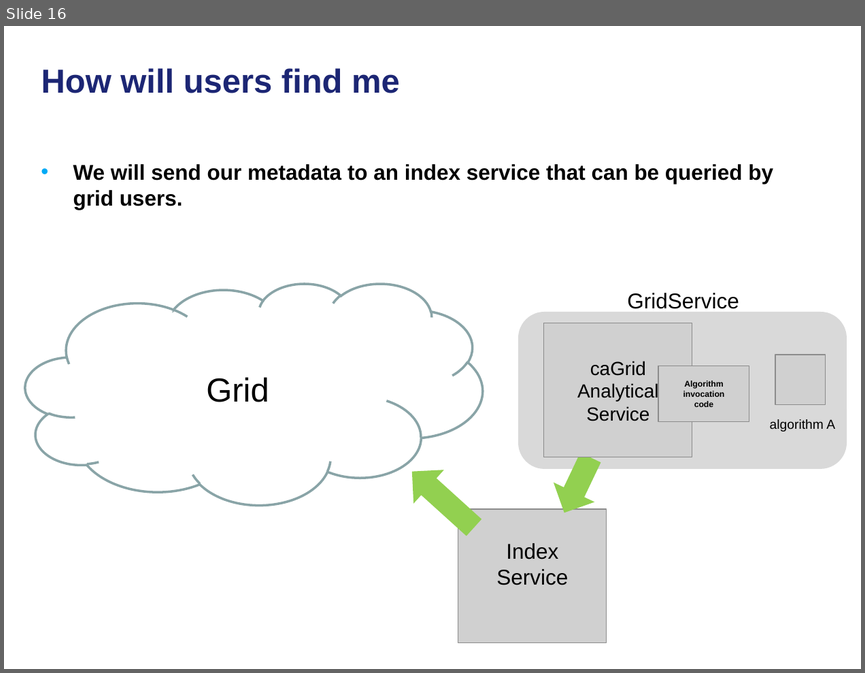
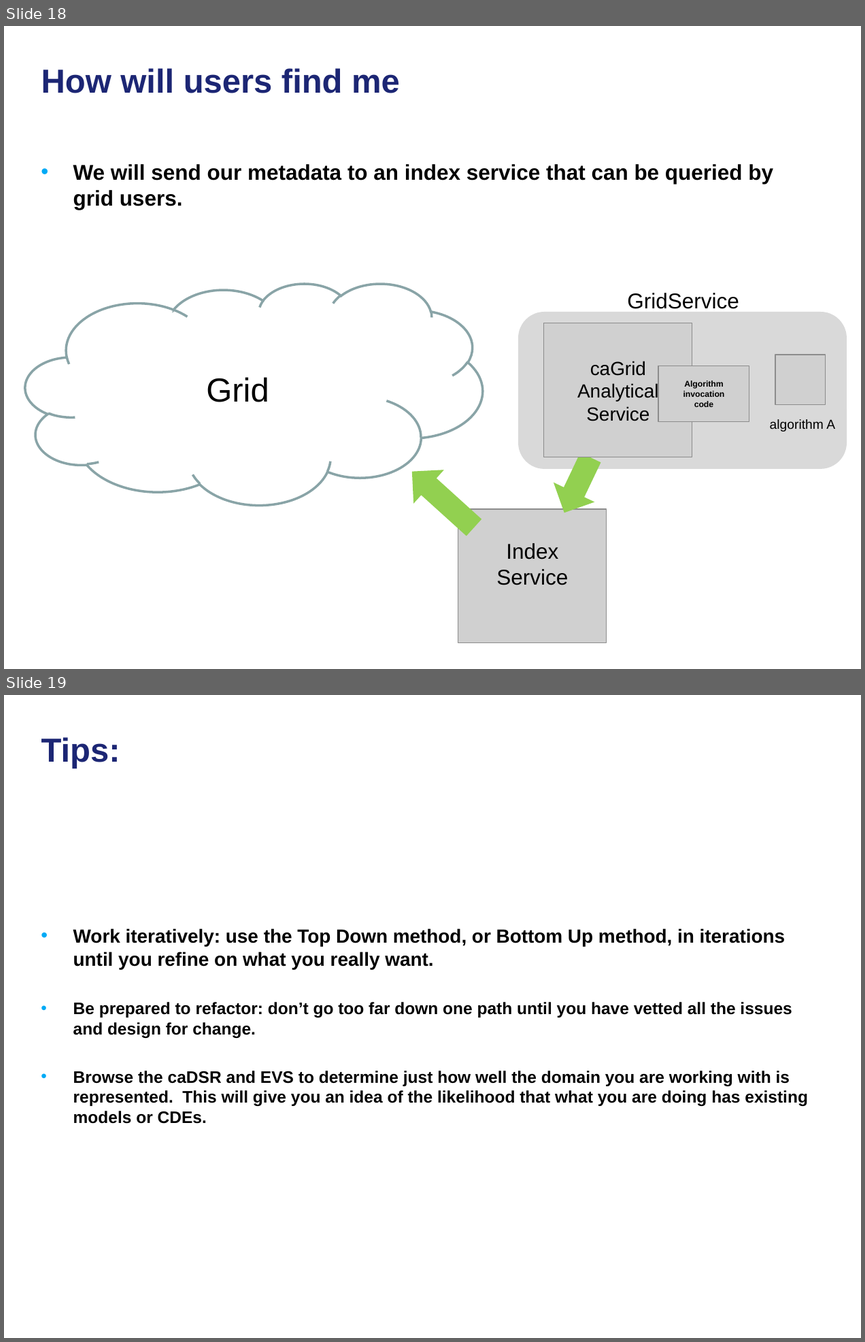
Before and after one commit to NCIP/cagrid-portal, a slide deck: cagrid-1-0/Documentation/presentations/200801_VCDE_ARCH/20080128_30_F2F_ASBP_Grid_BP.ppt. Shown one above the other, each under a label of ours: slide 16 before the commit, slides 18 and 19 after it. The pictures are 865x673 and 865x1342 pixels, drawn with LibreOffice and Linux fonts; fonts in the diff are those of the drawing; grey boxes stand for pictures; background and template pictures are left out. Boxes give left, top, right and bottom in pixels: in the first picture for what was removed or moved away, otherwise in the second. Text is boxed around its words. In the diff, an @@ line names an element or a change of style, - is before the commit and + after.

```diff
--- a/cagrid-1-0/Documentation/presentations/200801_VCDE_ARCH/20080128_30_F2F_ASBP_Grid_BP.ppt
+++ b/cagrid-1-0/Documentation/presentations/200801_VCDE_ARCH/20080128_30_F2F_ASBP_Grid_BP.ppt
@@ slide 19 added at [4, 695, 861, 1338], background picture (left out) @@
@@ title added at [41, 737, 120, 768], 28 pt, text #1C2674, bold @@
+Tips:
@@ text added at [73, 928, 808, 1123], 14 pt, text #000000, bold @@
+• Work iteratively: use the Top Down method, or Bottom Up method, in iterations until you refine on what you really want.
+• Be prepared to refactor: don’t go too far down one path until you have vetted all the issues and design for change.
+• Browse the caDSR and EVS to determine just how well the domain you are working with is represented. This will give you an idea of the likelihood that what you are doing has existing models or CDEs.
@@ what was slide 16 is now slide 18 @@
```
Also in this commit, not shown: 6 slides changed, 2 other slides added.
